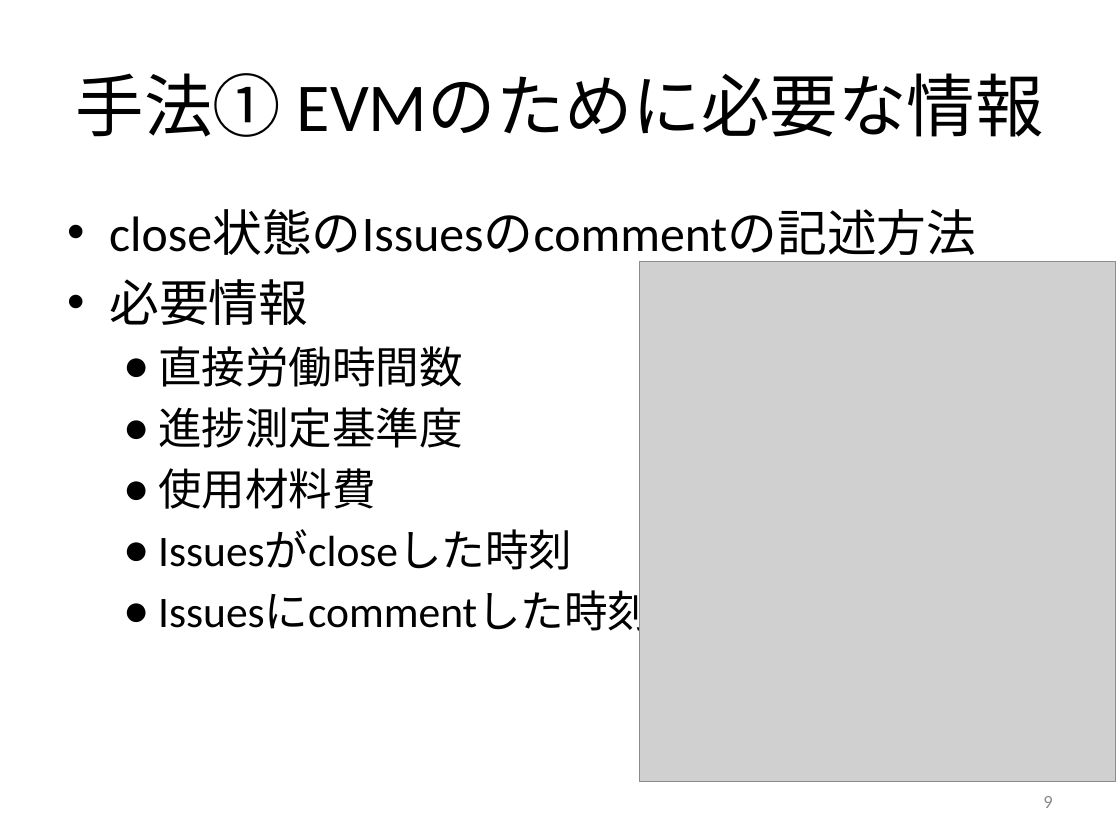
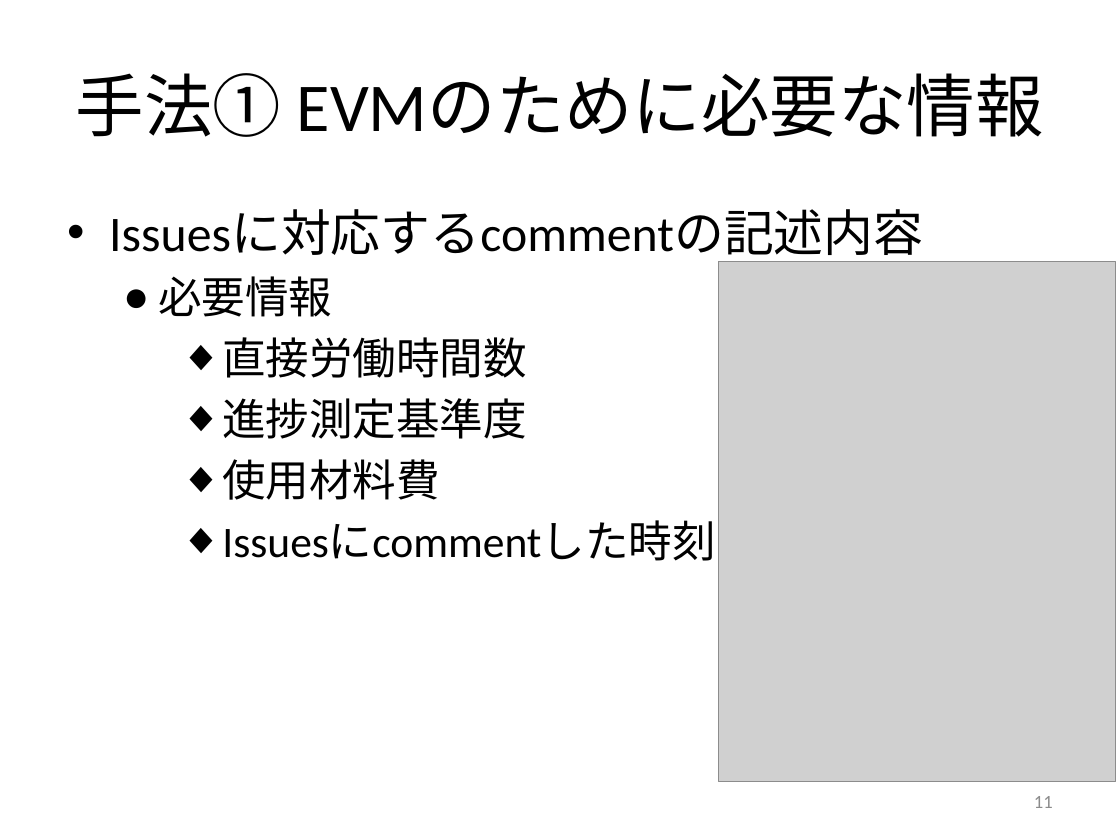
Before and after one commit to keimatsui/kadai, a slide deck: slide 11 of 卒業論文/2012/工藤亮/卒論発表（工藤）.pptx (slide 9 before the commit). Drawn at 1120x840 pixels with LibreOffice and Linux fonts; fonts in the diff are those of the drawing; grey boxes stand for pictures. Boxes give left, top, right and bottom in pixels: in the first picture for what was removed or moved away, otherwise in the second. Text is boxed around its words. In the diff, an @@ line names an element or a change of style, - is before the commit and + after.

```diff
--- a/卒業論文/2012/工藤亮/卒論発表（工藤）.pptx
+++ b/卒業論文/2012/工藤亮/卒論発表（工藤）.pptx
@@ text at [109, 210, 923, 263]: text changed @@
-• close状態のIssuesのcommentの記述方法
+• Issuesに対応するcommentの記述内容
@@ picture: place and size @@
-picture at [640, 261, 1116, 782]
+picture at [719, 261, 1116, 782]
@@ text at [158, 276, 715, 561]: size 32 to 28 pt in "必要情報"; bullet • to ●; list level 1 to 2 in "必要情報"; bullet ● to ◆; list level 2 to 3 in "直接労働時間数"; list level 2 to 3 in "進捗測定基準度"; list level 2 to 3 in "使用材料費"; list level 2 to 3 in "Issuesにcommentした時刻" @@
@@ text at [158, 530, 572, 570]: paragraph removed @@
-  ● Issuesがcloseした時刻
@@ page number at [1034, 796, 1053, 808]: text changed @@
-9
+11
```
Also in this commit, not shown: 14 other slides changed, 3 slides added, 3 slides removed.
